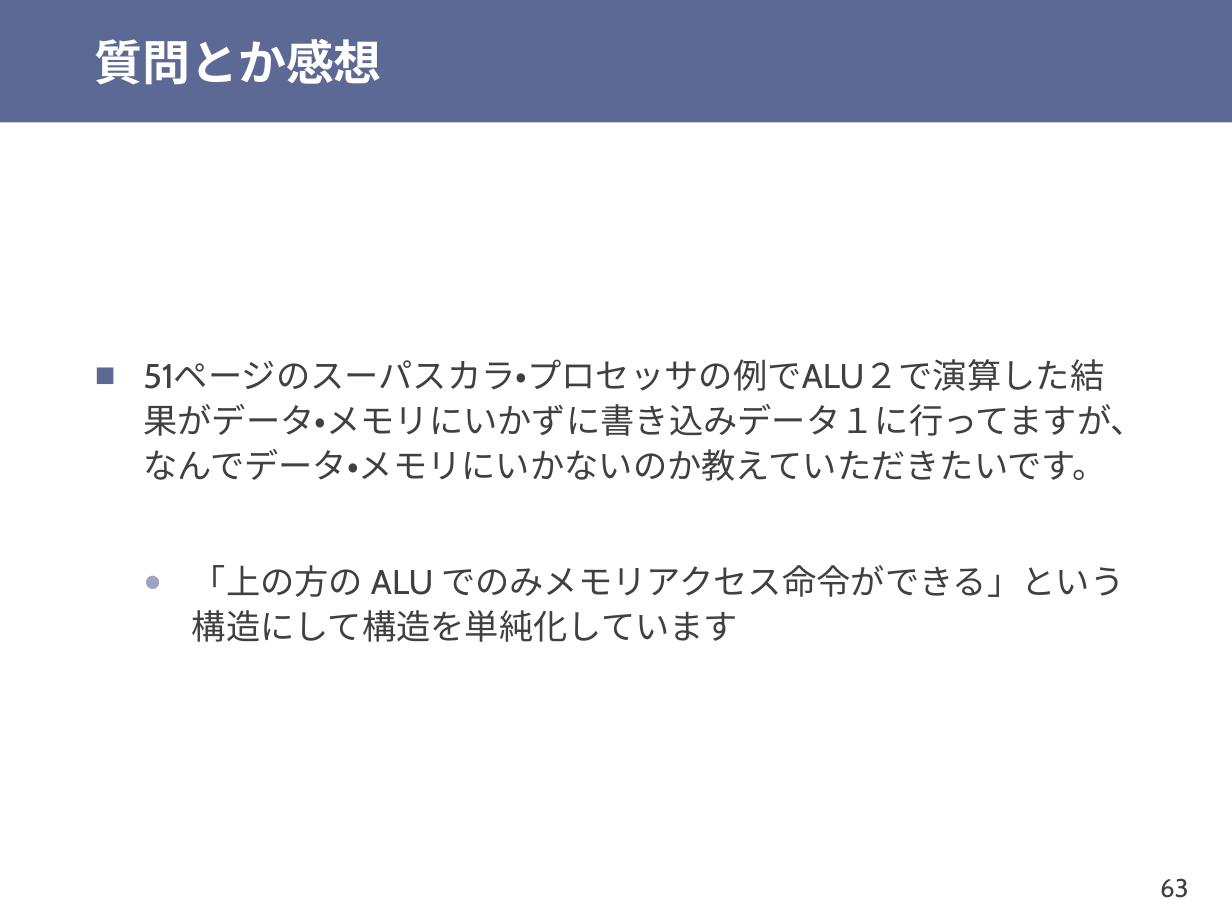
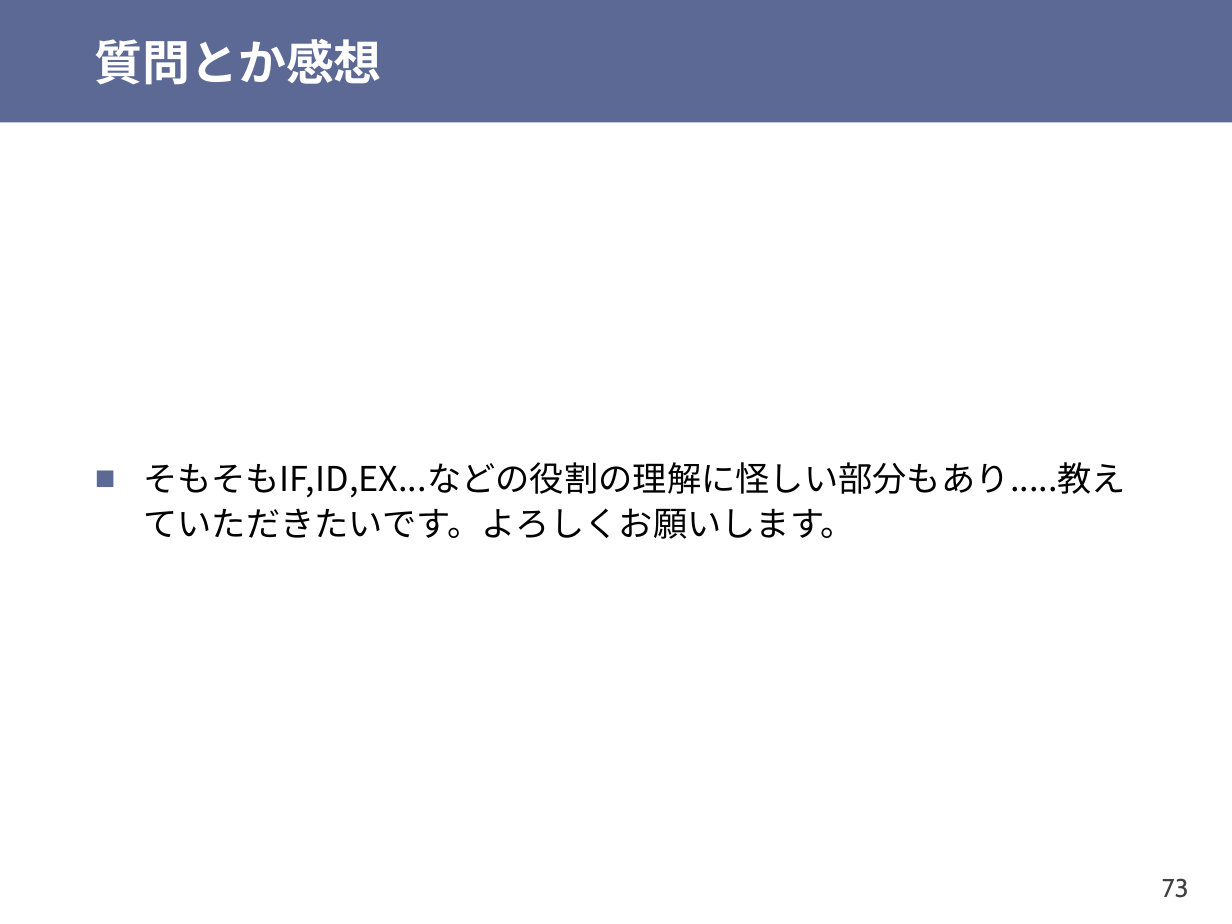
Before and after one commit to shioyadan/otya-computer-architecture-i, a slide deck: slide 73 of cai-shioya-08.pptx (slide 63 before the commit). Drawn at 1232x924 pixels with LibreOffice and Linux fonts; fonts in the diff are those of the drawing. Boxes give left, top, right and bottom in pixels: in the first picture for what was removed or moved away, otherwise in the second. Text is boxed around its words. In the diff, an @@ line names an element or a change of style, - is before the commit and + after.

```diff
--- a/cai-shioya-08.pptx
+++ b/cai-shioya-08.pptx
@@ text at (143,462,1126,539): text changed; font Cabin to Noto Sans CJK JP; text colour #404040 to #000000 @@
-■ 51ページのスーパスカラ・プロセッサの例でALU２で演算した結果がデータ・メモリにいかずに書き込みデータ１に行ってますが、なんでデータ・メモリにいかないのか教えていただきたいです。
-  ● 「上の方の ALU でのみメモリアクセス命令ができる」という構造にして構造を単純化しています
+■ そもそもIF,ID,EX...などの役割の理解に怪しい部分もあり.....教えていただきたいです。よろしくお願いします。
@@ page number at (1162,878,1189,898): text changed @@
-63
+73
```
Also in this commit, not shown: 24 other slides changed, 5 slides added, 9 slides removed, 1 other file.
